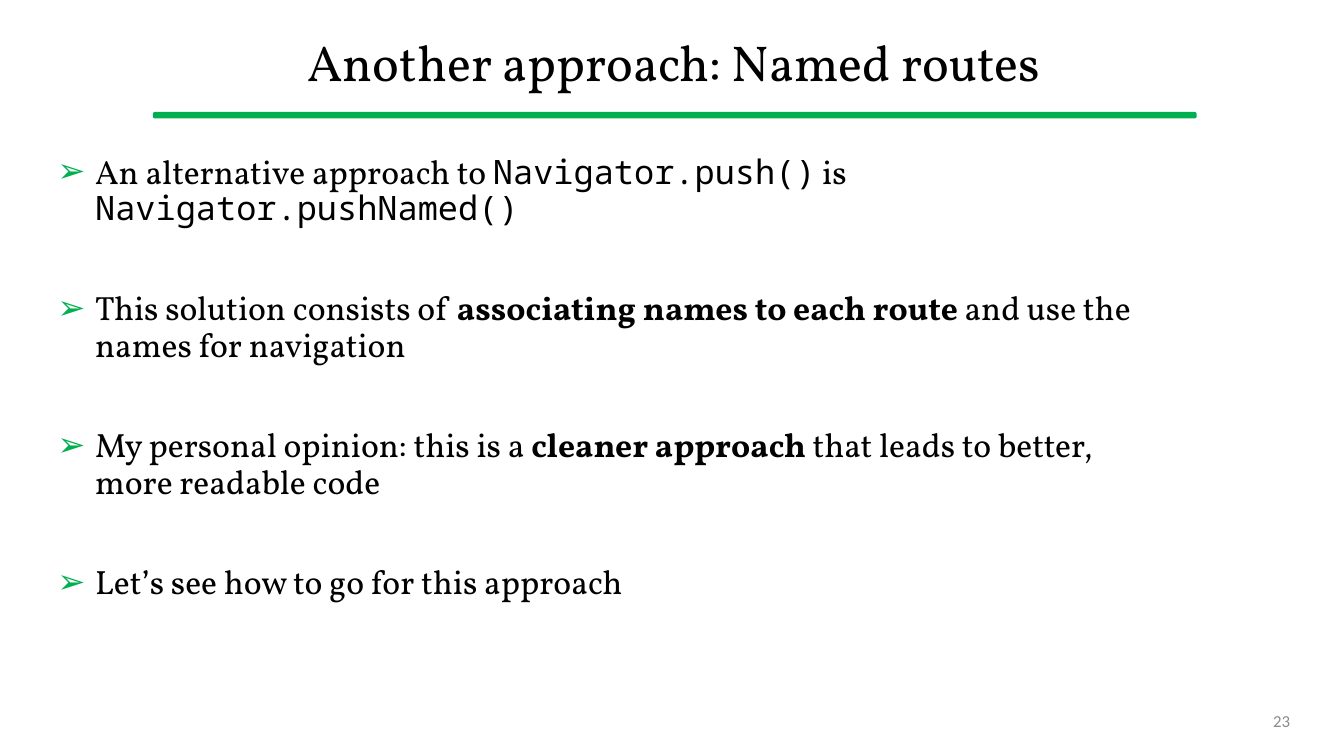
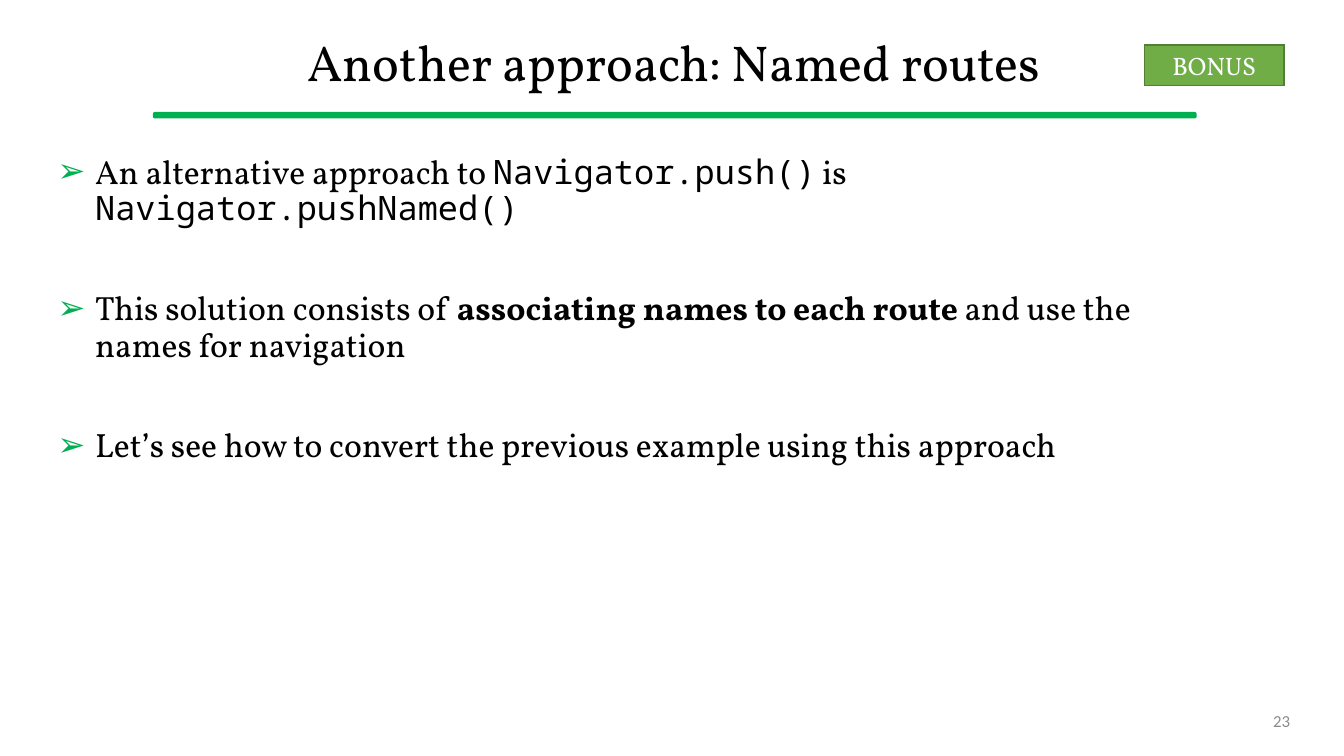
Before and after one commit to gcappon/bwthw, a slide deck: slide 23 of lab_06-navigation/lab_06-navigation.pptx. Drawn at 1344x756 pixels with LibreOffice and Linux fonts; fonts in the diff are those of the drawing. Boxes give left, top, right and bottom in pixels: in the first picture for what was removed or moved away, otherwise in the second. Text is boxed around its words. In the diff, an @@ line names an element or a change of style, - is before the commit and + after.

Commit message:
[master] refactored everything to unnamed routes

```diff
--- a/lab_06-navigation/lab_06-navigation.pptx
+++ b/lab_06-navigation/lab_06-navigation.pptx
@@ rectangle added at bbox=[1144, 45, 1284, 86], fill #70AD47, outline #538035 1 pt, 18 pt, text #FFFFFF @@
+BONUS
@@ text at bbox=[95, 433, 1056, 466]: text changed @@
-➢ My personal opinion: this is a cleaner approach that leads to better, more readable code
-➢ Let’s see how to go for this approach
+➢ Let’s see how to convert the previous example using this approach
```
Also in this commit, not shown: 10 other slides changed, 1 slide added, 3 slides removed, 15 other files.
